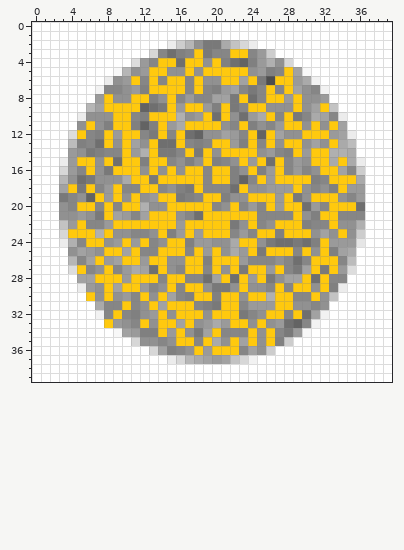
Two states of a pixel-art sprite, images/color/ypoint.png. The picture above was drawn from the file before the commit.
The file is 40x40 pixels. Colours within 5 levels of each other are drawn and written as one.
After:
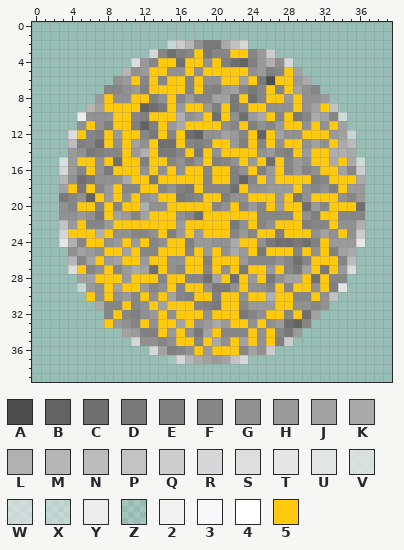
Palette (. is transparent): A #4d4d4d  B #636363  C #6f6f6f  D #797979  E #808080  F #868686  G #919191  H #9a9a9a  J #a2a2a2  K #aaaaaa  L #b0b0b0  M #b6b6b6  N #bcbcbc  P #c3c3c3  Q #cdcdcd  R #d7d7d7  S #dddddd  T #e6e6e6  U #e9e9e9ee  V #eaeaeacc  W #ebebebaa  X #ececec88  Y #ececec  Z #efefef22  2 #f2f2f2  3 #f8f8f8  4 #ffffff  5 #ffc90e
Difference:
y 0..1: x 0..39 4444444444444444444444444444444444444444 -> ........................................
y 2: x 0..15 444444444444444Y -> ...............X; x 24..39 Y444444444444444 -> ................
y 3: x 0..12 4444444444444 -> .............; x 27..39 4444444444444 -> .............
y 4: x 0..10 44444444444 -> ...........; x 29..39 44444444444 -> ...........
y 5: x 0..9 4444444443 -> ..........; x 30..39 3444444444 -> ..........
y 6: x 0..8 44444444Y -> .........; x 31..39 244444444 -> .........
y 7: x 0..7 44444442 -> ........; x 32..39 24444444 -> ........
y 8: x 0..6 4444444 -> .......; x 33..39 4444444 -> .......
y 9: x 0..5 444444 -> ......; x 34..39 444444 -> ......
y 10: x 0..4 44444 -> .....; x 34..39 Y44444 -> W.....
y 11: x 0..4 44444 -> .....; x 35..39 44444 -> .....
y 12: x 0..3 4444 -> ....; x 35..39 Y4444 -> X....
y 13..14: x 0..3 4444 -> ....; x 36..39 4444 -> ....
y 15: x 0..3 444Y -> ...V; x 36..39 Y444 -> W...
y 16..23: x 0..2 444 -> ...; x 37..39 444 -> ...
y 24: x 0..3 444Y -> ...U; x 37..39 444 -> ...
y 25..27: x 0..3 4444 -> ....; x 36..39 4444 -> ....
y 28: x 0..4 44444 -> .....; x 35..39 44444 -> .....
y 29: x 0..5 44444Y -> .....X; x 34..39 Y44444 -> U.....
y 30: x 0..5 444444 -> ......; x 34..39 444444 -> ......
y 31: x 0..6 4444444 -> .......; x 33..39 4444444 -> .......
y 32: x 0..7 44444442 -> ........; x 32..39 24444444 -> ........
y 33: x 0..7 44444444 -> ........; x 31..39 244444444 -> .........
y 34: x 0..9 4444444443 -> ..........; x 30..39 3444444444 -> ..........
y 35: x 0..10 44444444444 -> ...........; x 29..39 44444444444 -> ...........
y 36: x 0..12 4444444444444 -> .............; x 27..39 4444444444444 -> .............
y 37: x 0..15 444444444444444Y -> ...............Z; x 24..39 2444444444444444 -> ................
y 38..39: x 0..39 4444444444444444444444444444444444444444 -> ........................................
Changed places in both pictures, as pixel boxes (x1, y1, x2, y2):
changed: (32, 22, 392, 382)
